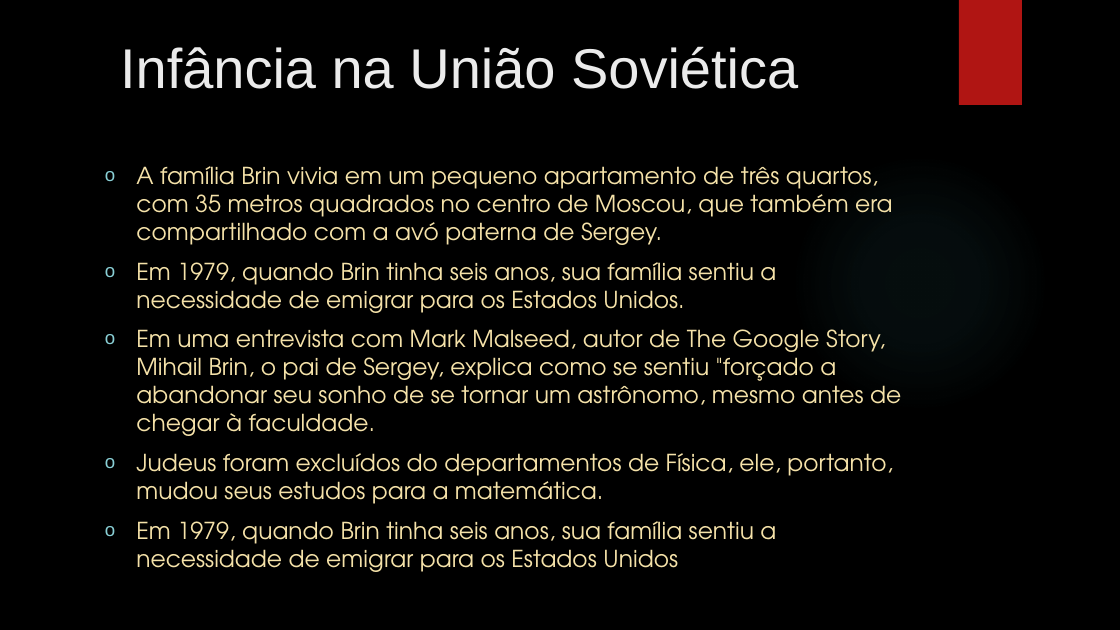
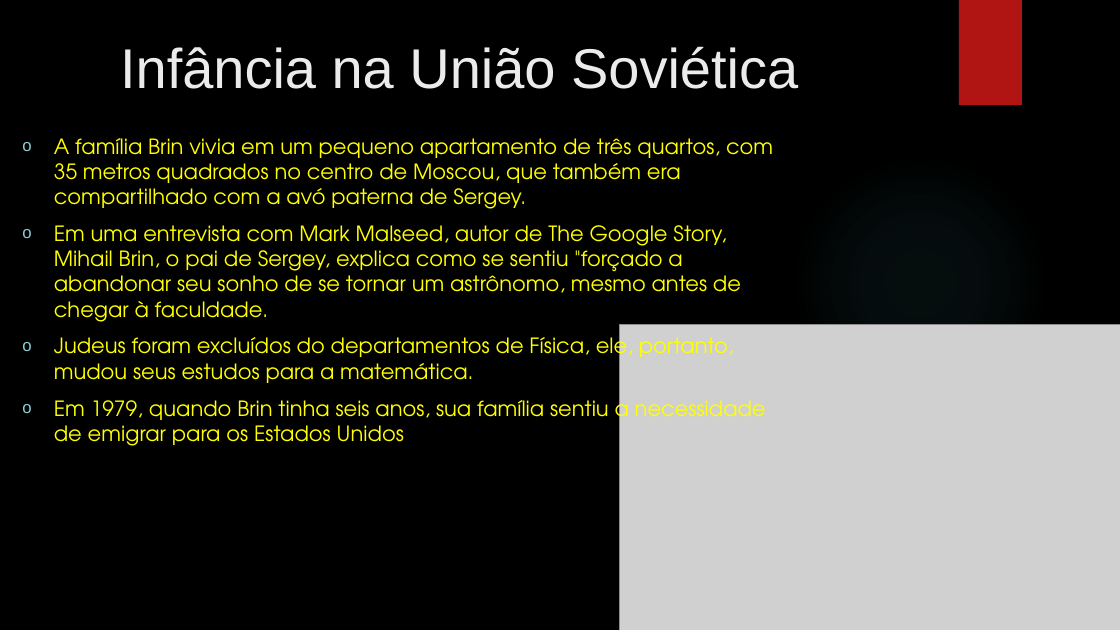
Before and after one commit to RodolfoGregLima/ExercicioGit, a slide deck: slide 3 of Sergey Brin.pptx. Drawn at 1120x630 pixels with LibreOffice and Linux fonts; fonts in the diff are those of the drawing; grey boxes stand for pictures; background and template pictures are left out. Boxes give left, top, right and bottom in pixels: in the first picture for what was removed or moved away, otherwise in the second. Text is boxed around its words. In the diff, an @@ line names an element or a change of style, - is before the commit and + after.

```diff
--- a/Sergey Brin.pptx
+++ b/Sergey Brin.pptx
@@ text "A família Brin vivia em ...": place and size @@
-text "A família Brin vivia em ..." at <box>136,166,901,550</box>
+text "A família Brin vivia em ..." at <box>54,138,773,446</box>
@@ text "A família Brin vivia em ..." at <box>54,138,773,446</box>: size 20 to 18 pt, text colour #F5E2A9 to #FFFF00 @@
@@ text at <box>136,262,776,313</box>: paragraph removed @@
-o Em 1979, quando Brin tinha seis anos, sua família sentiu a necessidade de emigrar para os Estados Unidos.
@@ picture added at <box>619,324,1120,630</box> @@
```
Also in this commit, not shown: 1 other slide changed.
